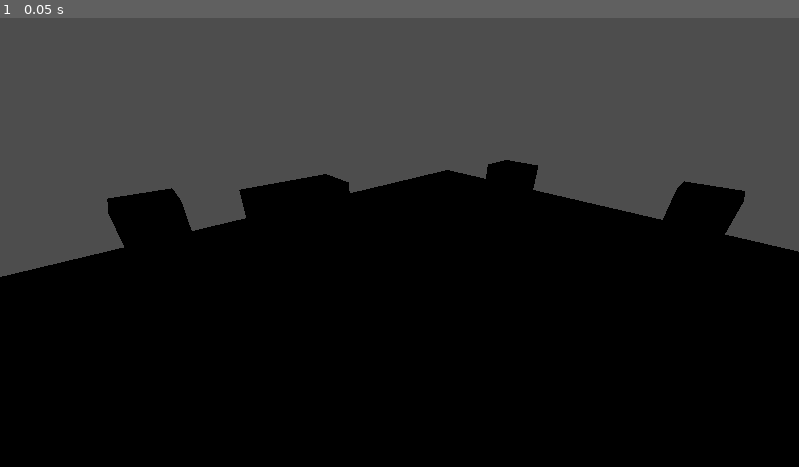
Above: before the commit, frame 1.
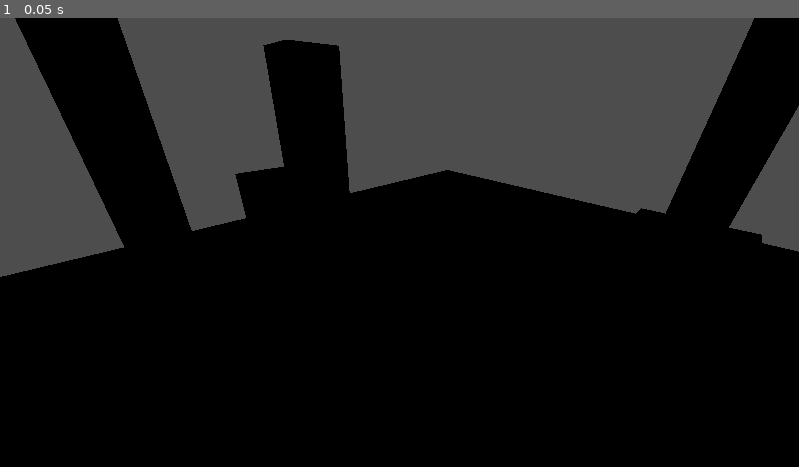
Above: after the commit, the same moment.

Repository: npoy/3d-roguelike-poc
Game: Godot game, scene res://Level/LevelGenerator/LevelGenerator.tscn
The game is run twice, just before and just after one commit, with the same random seed, the same clock (stepped at 60 frames per second) and the same inputs.
Inputs:
- Up to frame 1 (0.05 s): no input

The runs differ from the first frame. In frame 1, 11% of the frame differs, in the area x 1-100%, y 0-51%.

Commit message:
Added obstacle height to levelgenerator

Diff:
--- a/Level/LevelGenerator/LevelGenerator.gd
+++ b/Level/LevelGenerator/LevelGenerator.gd
@@ -90,8 +90,13 @@
 			add_obstacle_at(coord)
 
 func add_obstacle_at(coord: Coord):
-	var obstacle_position: Vector3 = Vector3(coord.x, 1, coord.z)
+	var obstacle_position: Vector3 = Vector3(coord.x, 0, coord.z)
 	obstacle_position -= Vector3(map_width/2, 0, map_depth/2)
 	var obstacle: CSGBox3D = ObstacleScene.instantiate()
-	obstacle.global_transform.origin = obstacle_position
+	obstacle.height = get_obstacle_height()
+	print(obstacle.get_size().y)
+	obstacle.global_transform.origin = obstacle_position + Vector3(0, obstacle.get_size().y/2, 0)
 	add_child(obstacle)
+
+func get_obstacle_height():
+	return randf_range(obstacle_min_height, obstacle_max_height)
--- a/Level/LevelGenerator/LevelGenerator.tscn
+++ b/Level/LevelGenerator/LevelGenerator.tscn
@@ -10,9 +10,8 @@
 ObstacleScene = ExtResource("3_bq0al")
 map_width = 19
 map_depth = 15
-obstacle_density = 0.1
-obstacle_max_height = 1.686
-obstacle_min_height = 1.686
+obstacle_density = 0.05
+obstacle_min_height = 1.419
 rng_seed = 1
 
 [node name="Camera3D" type="Camera3D" parent="."]
--- a/Level/LevelGenerator/Obstacle.tscn
+++ b/Level/LevelGenerator/Obstacle.tscn
@@ -3,6 +3,5 @@
 [ext_resource type="Material" uid="uid://bck5r6c8y4ytx" path="res://Level/level_grid.tres" id="1_ybf4s"]
 
 [node name="CSGBox3D2" type="CSGBox3D" groups=["World"]]
-transform = Transform3D(1, 0, 0, 0, 1, 0, 0, 0, 1, 7.00345, 1.07087, -2.991)
 use_collision = true
 material = ExtResource("1_ybf4s")
